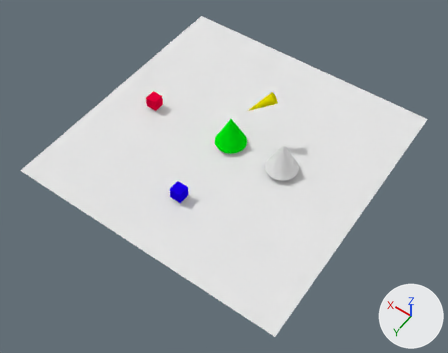
An edit to the Blender file blender/scene.blend, drawn before and after from the same camera.
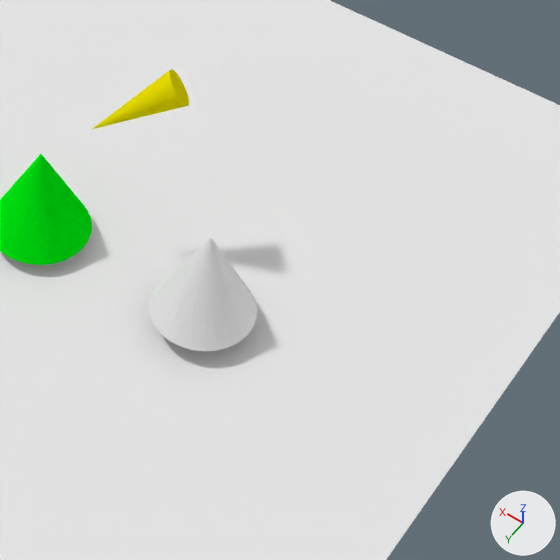
Each version appears first whole from a 50 mm camera at (-14.33, 20.79, 29.03) aimed at (-1.14, 2.32, 0.01), and next in a close-up on the part from 49% to 88% of the width and 20% to 70% of the height. Every picture has the same lights, and +X, +Y and +Z are marked at lower right.
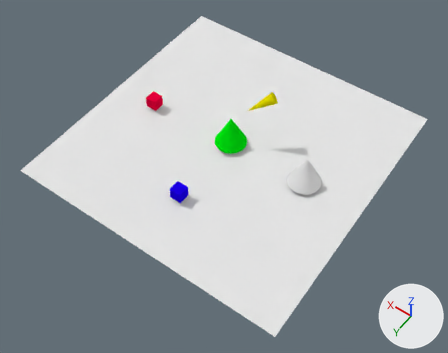
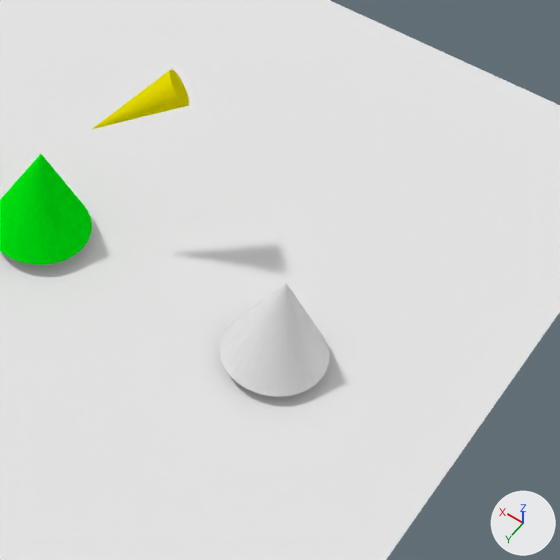
The edits, one by one:
Object 'Cone.003' (ob_cone_003) moves from (-3.69, 0.0, 1.39) to (-5.24, 0.0, 1.23).

Boxes (x1, y1, x2, y2) around the edits, measured in the close-ups (560 x 560 px):
'Cone.003', moved
    before: (149, 238, 257, 351)
    after: (220, 283, 329, 397)
